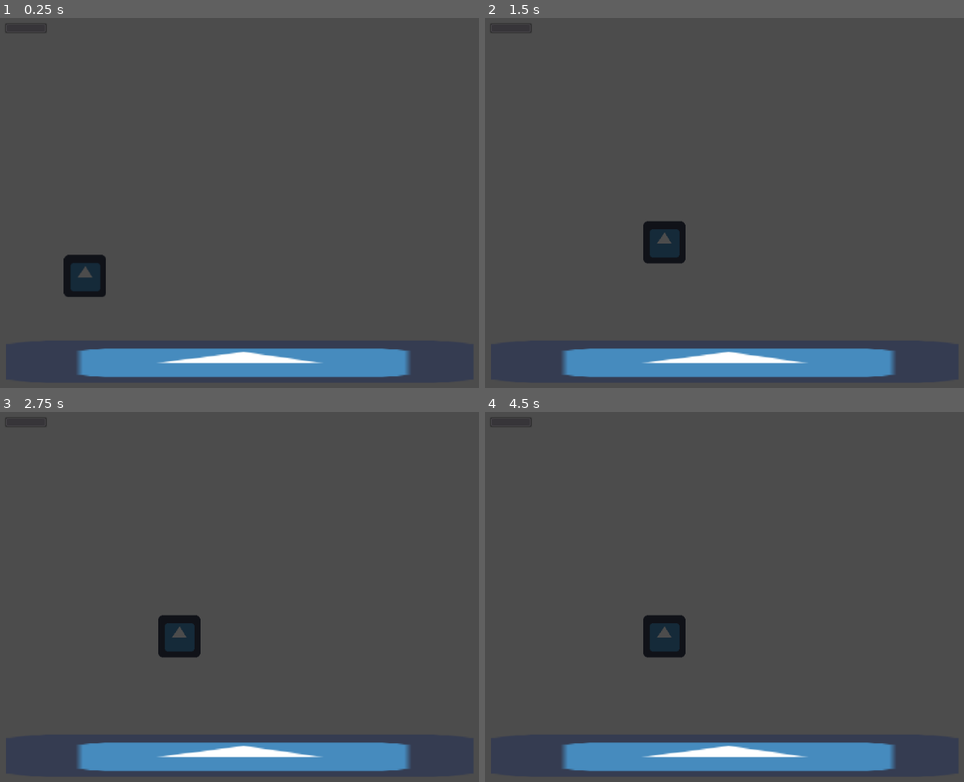
Above: before the commit, frames 1-4 (two rows, left to right).
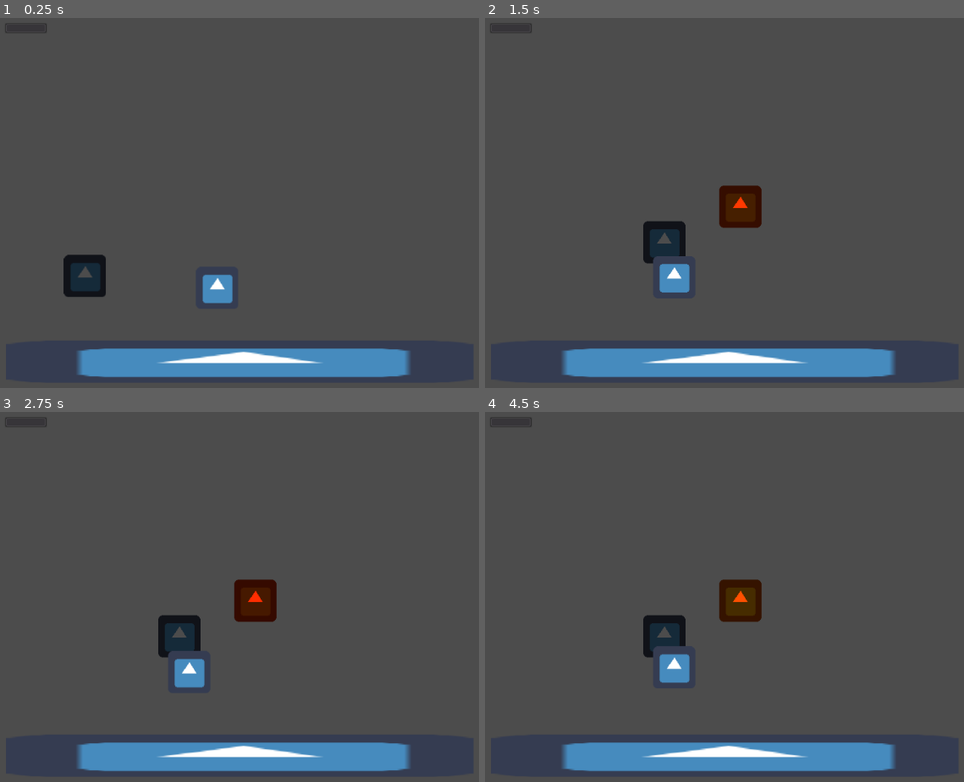
Above: after the commit, the same moments.

Repository: uspgamedev/welcome-to-your-mind
Game: Godot game, scene res://Stages/TestTutorial.tscn
The game is run twice, just before and just after one commit, with the same random seed, the same clock (stepped at 60 frames per second) and the same inputs. This scene is started directly instead of the project's main scene. The engine's default icon, where the game draws it, is replaced by a stand-in: a white triangle on a blue panel in a dark square.
Inputs:
- Up to frame 1 (0.25 s): no input
- Up to frame 2 (1.5 s): hold Right (ui_right) from 0.53 s (still down); tap Up (ui_up) at 0.77 s
- Up to frame 3 (2.75 s): tap Up (ui_up) at 1.52 s; release Right (ui_right) at 2.03 s; hold Left (ui_left) from 2.03 s (still down)
- Up to frame 4 (4.5 s): release Left (ui_left) at 2.78 s; hold Right (ui_right) 2.78-4.28 s; tap Up (ui_up) at 3.02, 3.77 s; tap Enter at 4.25 s; hold Left (ui_left) from 4.28 s (still down)

The runs differ from the first frame. In frame 1, 0.5% of the frame differs, in the area x 42-49%, y 69-78%; in frame 2, 1.6%; in frame 3, 1.6%; in frame 4, 1.7%, in the area x 35-58%, y 45-74%.

Commit message:
Minor fixes

Diff:
--- a/Stages/Depression/Enemies/TriggerBase.tscn
+++ b/Stages/Depression/Enemies/TriggerBase.tscn
@@ -22,9 +22,8 @@
 "values": [ Color( 1, 1, 1, 1 ), Color( 1, 1, 1, 0 ) ]
 }
 
-[sub_resource type="Animation" id=1]
+[sub_resource type="Animation" id=2]
 
-resource_name = "idle"
 length = 1.4
 loop = true
 step = 0.1
@@ -66,8 +65,8 @@
 playback_process_mode = 1
 playback_default_blend_time = 0.0
 playback_speed = 1.0
-anims/die = SubResource( 2 )
-anims/idle = SubResource( 1 )
+anims/die = SubResource( 1 )
+anims/idle = SubResource( 2 )
 blend_times = [  ]
 
 [node name="Area2D" type="Area2D" parent="." index="1"]
--- a/Stages/Depression/Enemies/TriggerTutorial.gd
+++ b/Stages/Depression/Enemies/TriggerTutorial.gd
@@ -37,6 +37,7 @@
 		print("SOLTOU")
 		set_process_input(false)
 		tutorialanimation.visible = false
+		self.die()
 		get_tree().paused = false
 
 func _on_ShakeTimer_timeout():
--- a/Stages/Depression/Enemies/TriggerTutorial.tscn
+++ b/Stages/Depression/Enemies/TriggerTutorial.tscn
@@ -11,8 +11,13 @@
 [node name="TriggerTutorial" instance=ExtResource( 1 )]
 
 pause_mode = 2
+modulate = Color( 1, 1, 1, 1 )
 script = ExtResource( 2 )
-_sections_unfolded = [ "Pause", "Z Index" ]
+_sections_unfolded = [ "Pause", "Visibility", "Z Index" ]
+
+[node name="Sprite" parent="." index="0"]
+
+_sections_unfolded = [ "Material", "Transform", "Visibility" ]
 
 [node name="CollisionShape2D" type="CollisionShape2D" parent="Area2D" index="0"]
 
Not shown: 1 places in Stages/Depression/Enemies/TriggerBase.tscn that only renumber resources
